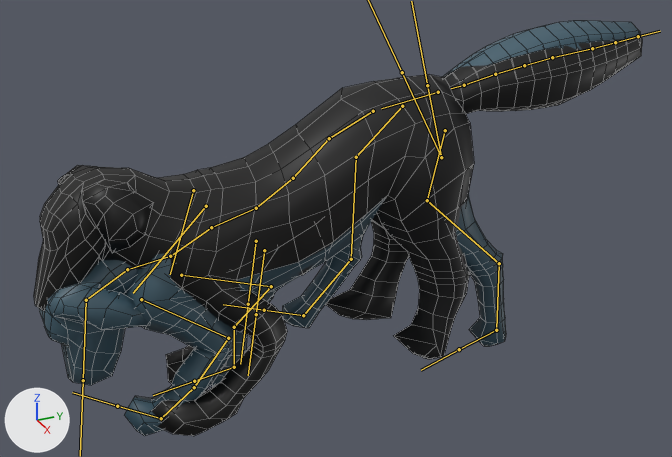
What one commit did to the FBX model Assets/Modelos/Perro/Perro_Animaciones.fbx.
Both versions are drawn from a 50 mm lens placed at (6.6, -2.34, 4.61), pointed at (-0.07, 0.66, 1.27). Lighting does not change. The marker at lower left points along +X, +Y and +Z. Both versions are drawn at frame 1 of the action 'metarig|CaminarOlfateando'; the numbers are the values there. The bones that bend it are drawn over the model as lines. Mesh edges are drawn as thin lines.

Names of what the first picture shows: 'Perro', 'Perro.001'.
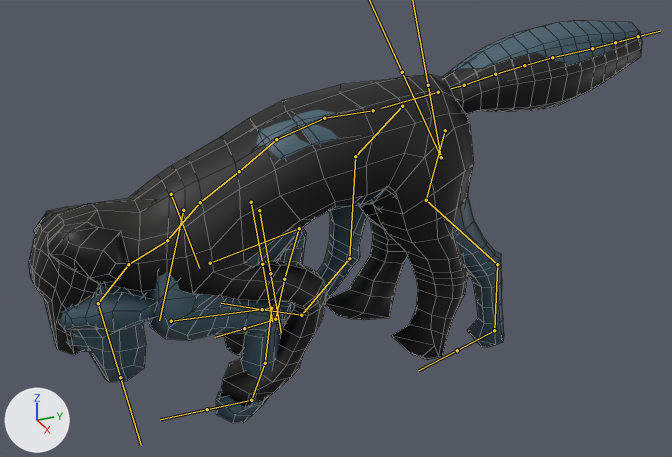
The edits, one by one:
Bone 'spine.006' (bone_spine_006) turns from (22, 0, 0) to (0, 0, 0) degrees about its own x, y and z.
Bone 'spine.014' (bone_spine_014) turns from (18, 0, 0) to (16, 0, 0) degrees about its own x, y and z.
Bone 'spine.007' (bone_spine_007) turns from (1, 0, 0) to (29, 0, 0) degrees about its own x, y and z.
Bone 'spine.008' (bone_spine_008) turns from (-17, 0, 0) to (-2, 0, 0) degrees about its own x, y and z.
Bone 'shoulder.L' (bone_shoulder_l) moves from (0.0, -0.11, 0.15) to (0.03, 0.03, 0.02).
Bone 'shoulder.L' (bone_shoulder_l) turns from (-68, -18, 1) to (-54, -16, 0) degrees about its own x, y and z.
Bone 'shoulder.R' (bone_shoulder_r) moves from (-0.01, -0.11, 0.15) to (0.05, 0.01, 0.01).
Bone 'shoulder.R' (bone_shoulder_r) turns from (-30, 8, 2) to (-16, 3, 2) degrees about its own x, y and z.
Bone 'front_foot.R' (bone_front_foot_r) turns from (39, 2, -4) to (-3, -7, -4) degrees about its own x, y and z.
Bone 'front_toe.R' (bone_front_toe_r) turns from (18, 0, 2) to (-23, 36, -72) degrees about its own x, y and z.

Changed parts and their boxes [x1, y1, x2, y2] in the pictures (672 x 457 px):
'Perro.001', posed (7% shorter): before [34, 36, 642, 436]; after [29, 37, 642, 407]
'Perro', posed: before [39, 21, 640, 436]; after [59, 21, 640, 423]
bone 'spine.006', root to tip: before (373, 111) to (329, 138); after (373, 110) to (324, 118)
bone 'spine.014', root to tip: before (329, 138) to (293, 178); after (324, 118) to (276, 139)
bone 'spine.007', root to tip: before (293, 178) to (256, 208); after (276, 139) to (239, 171)
bone 'spine.008', root to tip: before (256, 208) to (211, 227); after (239, 171) to (200, 202)
bone 'shoulder.L', root to tip: before (206, 206) to (133, 293); after (183, 210) to (159, 320)
bone 'shoulder.R', root to tip: before (193, 190) to (170, 274); after (171, 194) to (199, 268)
bone 'front_foot.R', root to tip: before (234, 327) to (234, 367); after (284, 279) to (275, 319)
bone 'front_toe.R', root to tip: before (234, 367) to (194, 381); after (275, 319) to (244, 328)
